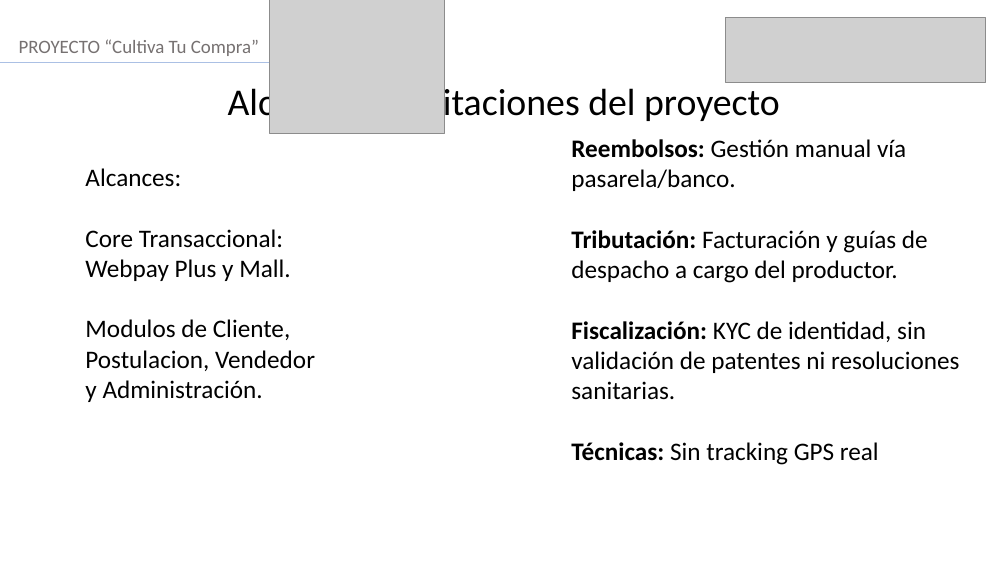
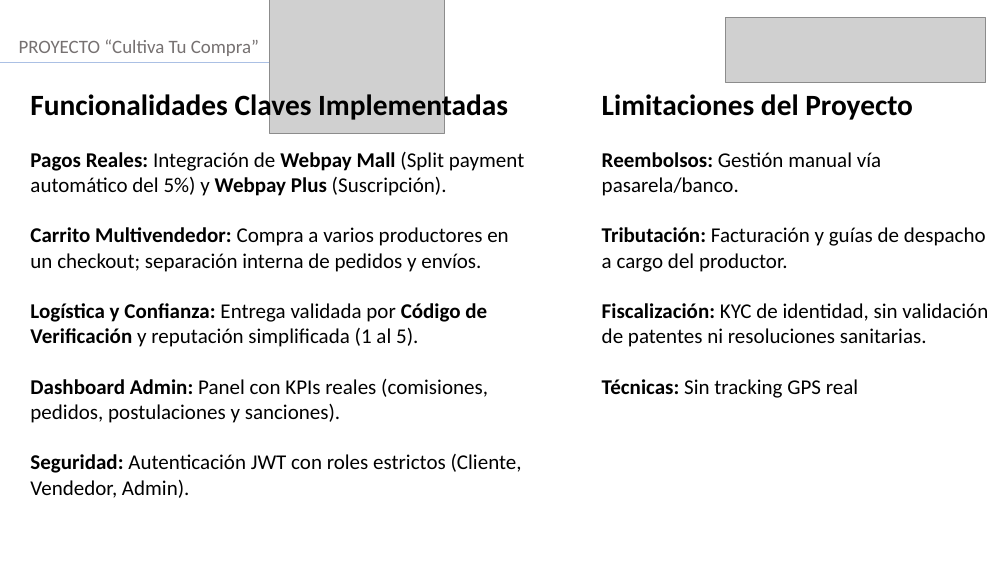
Before and after one commit to VichRo2005/cultiva_tu_compra, a slide deck: slide 5 of Fase 3/Evidencias Grupales/Formato Presentación final.pptx. Drawn at 1008x567 pixels with LibreOffice and Linux fonts; fonts in the diff are those of the drawing; grey boxes stand for pictures. Boxes give left, top, right and bottom in pixels: in the first picture for what was removed or moved away, otherwise in the second. Text is boxed around its words. In the diff, an @@ line names an element or a change of style, - is before the commit and + after.

```diff
--- a/Fase 3/Evidencias Grupales/Formato Presentación final.pptx
+++ b/Fase 3/Evidencias Grupales/Formato Presentación final.pptx
@@ text removed at (228,84,780,125) @@
-Alcances y limitaciones del proyecto
@@ text "Limitaciones del Proyecto Reembolsos: Gestión ...": place and size @@
-text "Limitaciones del Proyecto Reembolsos: Gestión ..." at (571,139,959,465)
+text "Limitaciones del Proyecto Reembolsos: Gestión ..." at (602,94,988,398)
@@ text at (30,90,524,498): text changed; size 24 to 20 pt @@
-Alcances:
-Core Transaccional: Webpay Plus y Mall.
-Modulos de Cliente, Postulacion, Vendedor y Administración.
+Funcionalidades Claves Implementadas
+Pagos Reales: Integración de Webpay Mall (Split payment automático del 5%) y Webpay Plus (Suscripción).
+Carrito Multivendedor: Compra a varios productores en un checkout; separación interna de pedidos y envíos.
+Logística y Confianza: Entrega validada por Código de Verificación y reputación simplificada (1 al 5).
+Dashboard Admin: Panel con KPIs reales (comisiones, pedidos, postulaciones y sanciones).
+Seguridad: Autenticación JWT con roles estrictos (Cliente, Vendedor, Admin).
@@ text at (602,94,913,196): text changed; size 24 to 20 pt; bold on @@
-Reembolsos: Gestión manual vía pasarela/banco.
+Limitaciones del Proyecto
+Reembolsos: Gestión manual vía pasarela/banco.
@@ text at (602,227,988,398): size 24 to 20 pt in "Tributación: Facturación y guías de despacho a ...", "Fiscalización: KYC de identidad, sin validación de ...", "Técnicas: Sin tracking GPS real" @@
```
Also in this commit, not shown: 1 other slide changed, 1 slide removed.
